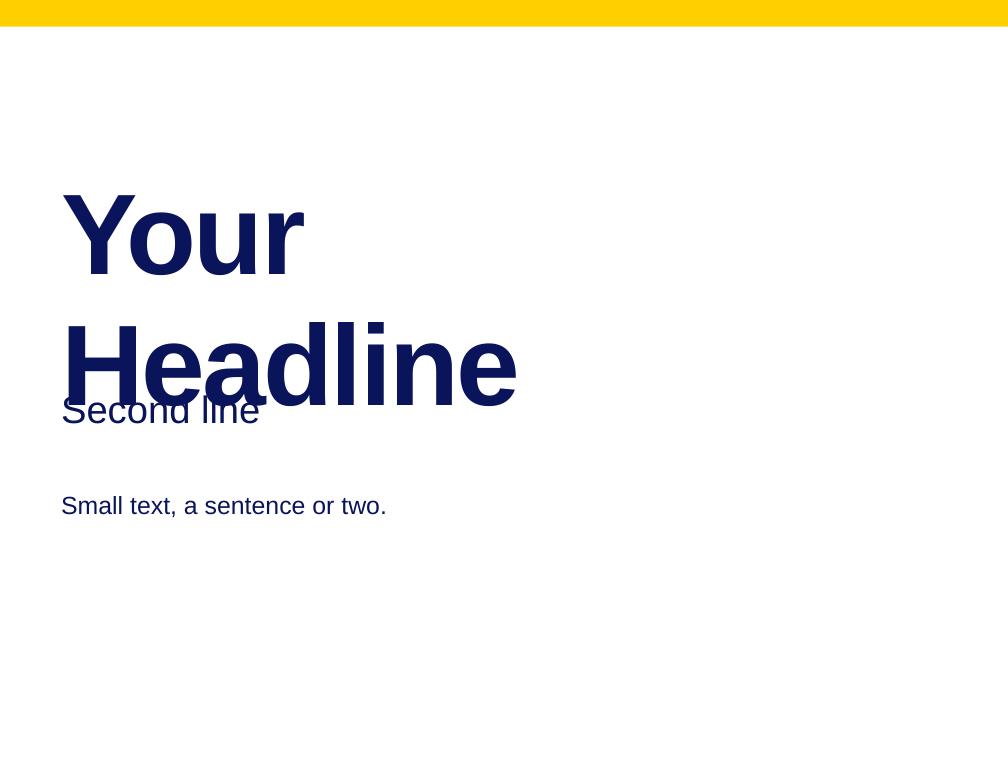
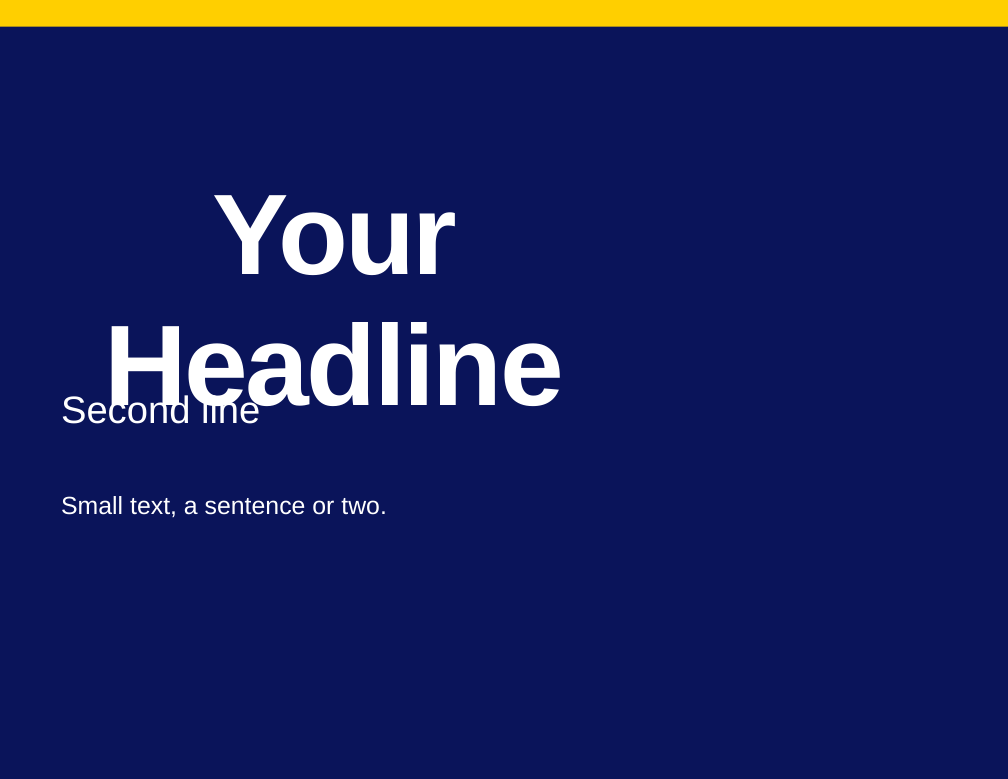
Before and after one commit to NashvillePBS/wnpt-lowerthird, a slide deck: slide 8 of templates/signs/NashvillePBS-EventSigns-Letter-Landscape.pptx. Drawn at 1008x779 pixels with LibreOffice and Linux fonts; fonts in the diff are those of the drawing; background and template pictures are left out. Boxes give left, top, right and bottom in pixels: in the first picture for what was removed or moved away, otherwise in the second. Text is boxed around its words. In the diff, an @@ line names an element or a change of style, - is before the commit and + after.

```diff
--- a/templates/signs/NashvillePBS-EventSigns-Letter-Landscape.pptx
+++ b/templates/signs/NashvillePBS-EventSigns-Letter-Landscape.pptx
@@ background #FFFFFF to #0A145A @@
@@ title "Your Headline" at (x1=104, y1=195, x2=563, y2=424): text colour #0A145A to #FFFFFF; alignment left to centre @@
@@ text "Second line" at (x1=61, y1=393, x2=260, y2=424): text colour #0A145A to #FFFFFF @@
@@ text "Small text, a sentence or ..." at (x1=61, y1=496, x2=387, y2=517): text colour #0A145A to #FFFFFF @@
```
Also in this commit, not shown: 8 other slides changed, 6 other files.
